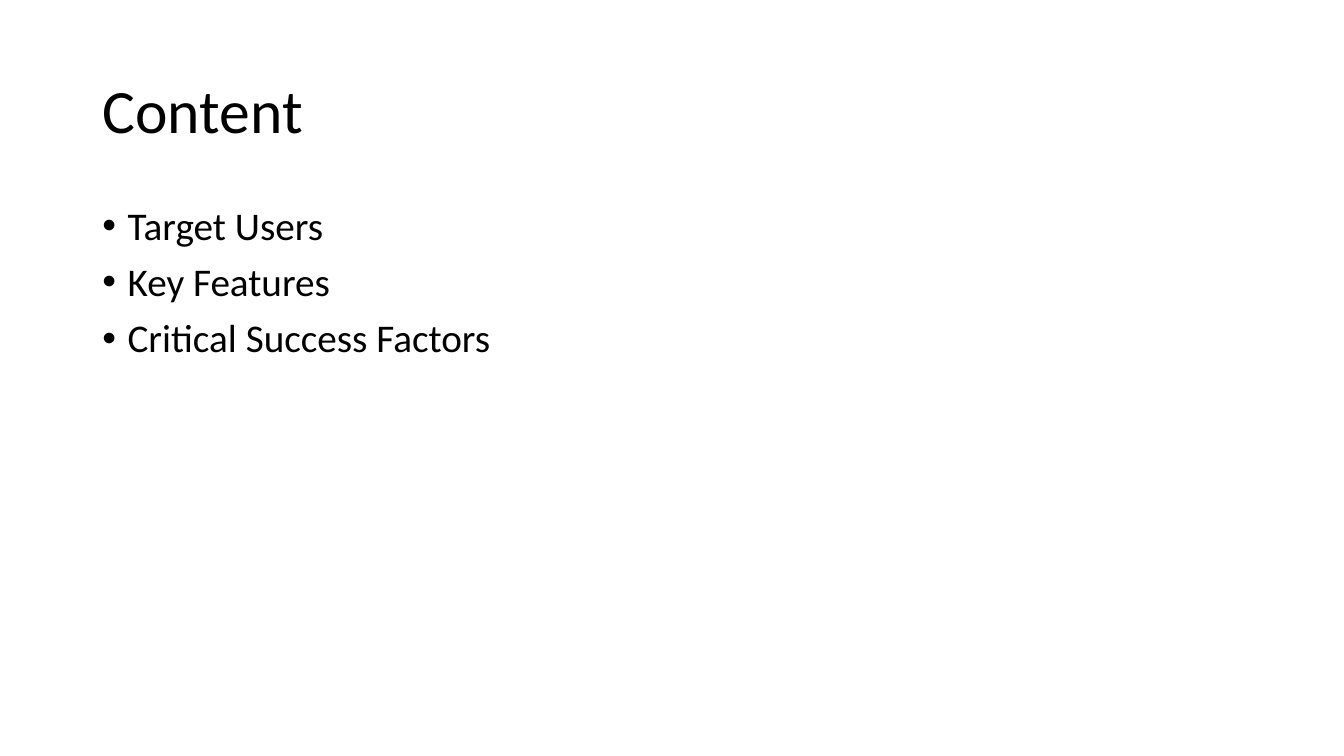
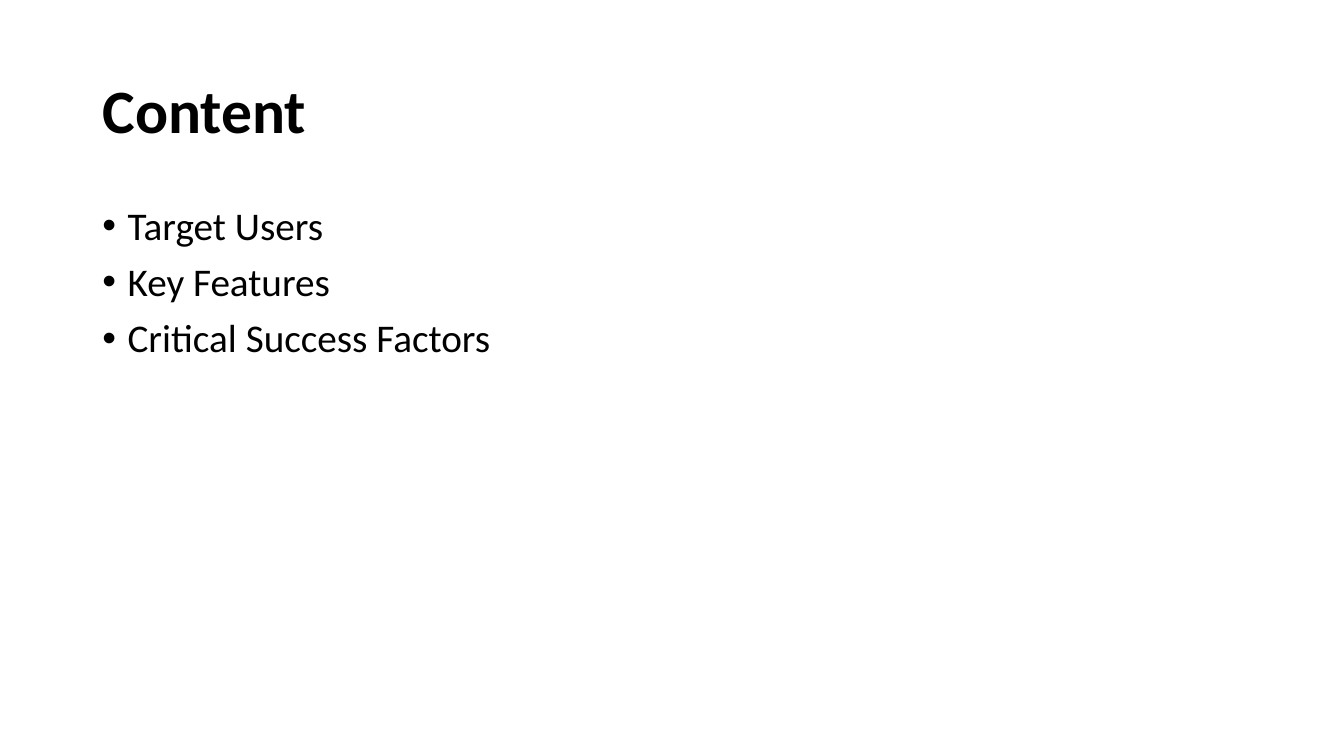
Before and after one commit to tomia1/ch.bfh.btx8081.w2016.red, a slide deck: slide 2 of doc/task1/red_task1.pptx. Drawn at 1344x756 pixels with LibreOffice and Linux fonts; fonts in the diff are those of the drawing. Boxes give left, top, right and bottom in pixels: in the first picture for what was removed or moved away, otherwise in the second. Text is boxed around its words. In the diff, an @@ line names an element or a change of style, - is before the commit and + after.

```diff
--- a/doc/task1/red_task1.pptx
+++ b/doc/task1/red_task1.pptx
@@ title "Content" at [102, 92, 306, 134]: bold on @@
```
Also in this commit, not shown: 3 other slides changed.
